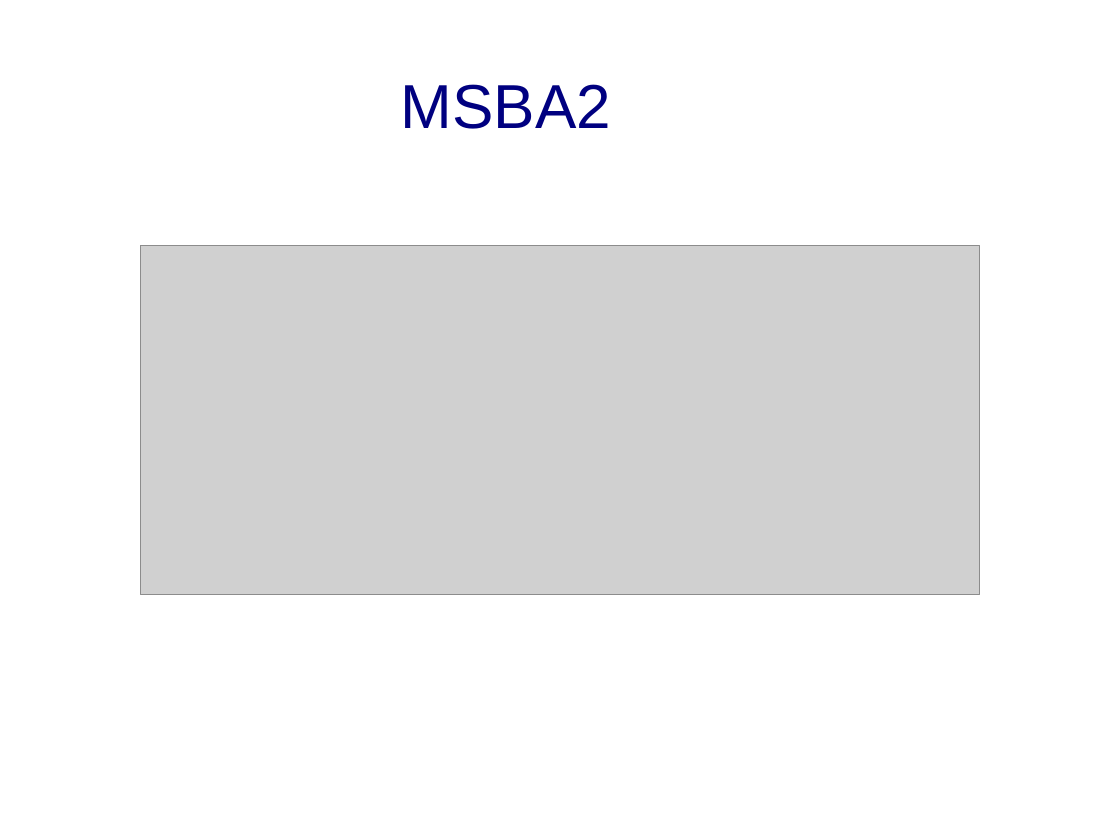
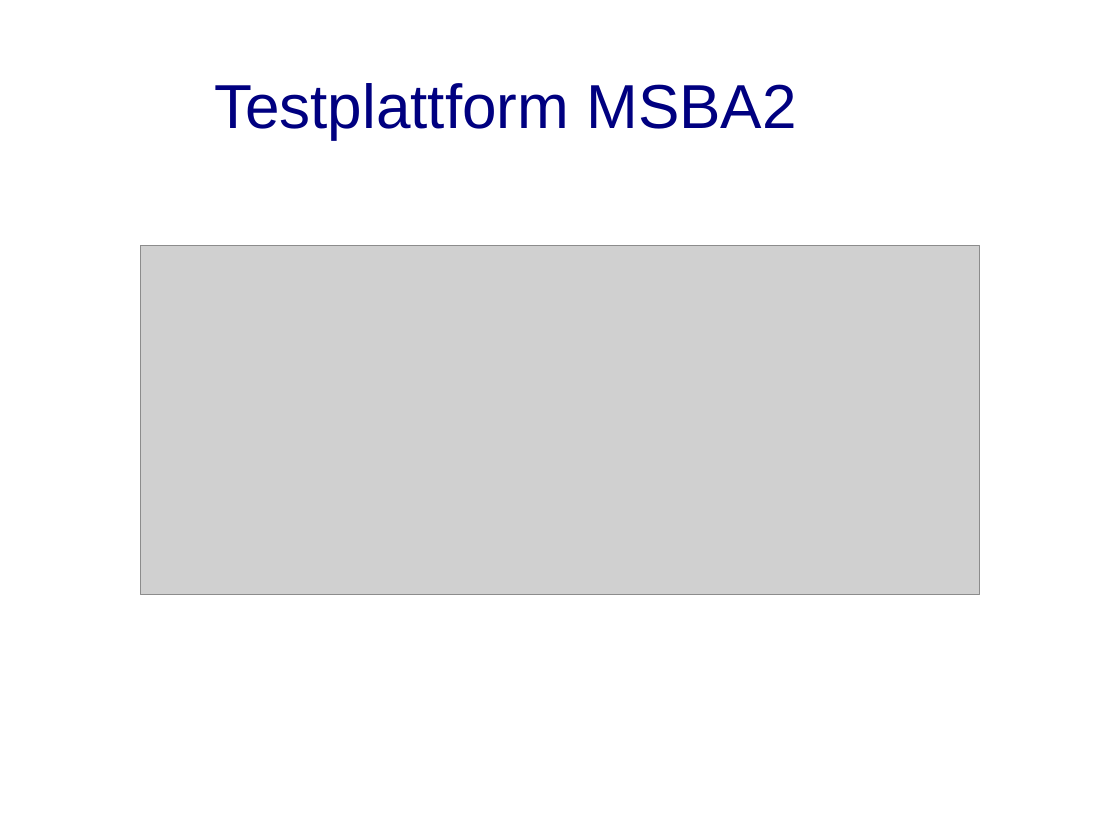
Before and after one commit to swp2013riot/riot-cam-driver, a slide deck: slide 4 of Erste Praesentation/Präsentation.odp. Drawn at 1120x840 pixels with LibreOffice and Linux fonts; fonts in the diff are those of the drawing; grey boxes stand for pictures; background and template pictures are left out. Boxes give left, top, right and bottom in pixels: in the first picture for what was removed or moved away, otherwise in the second. Text is boxed around its words. In the diff, an @@ line names an element or a change of style, - is before the commit and + after.

```diff
--- a/Erste Praesentation/Präsentation.odp
+++ b/Erste Praesentation/Präsentation.odp
@@ title at <box>214,83,796,139</box>: text changed @@
-MSBA2
+Testplattform MSBA2
```
Also in this commit, not shown: 4 other slides changed, 3 slides added, 1 slide removed.
